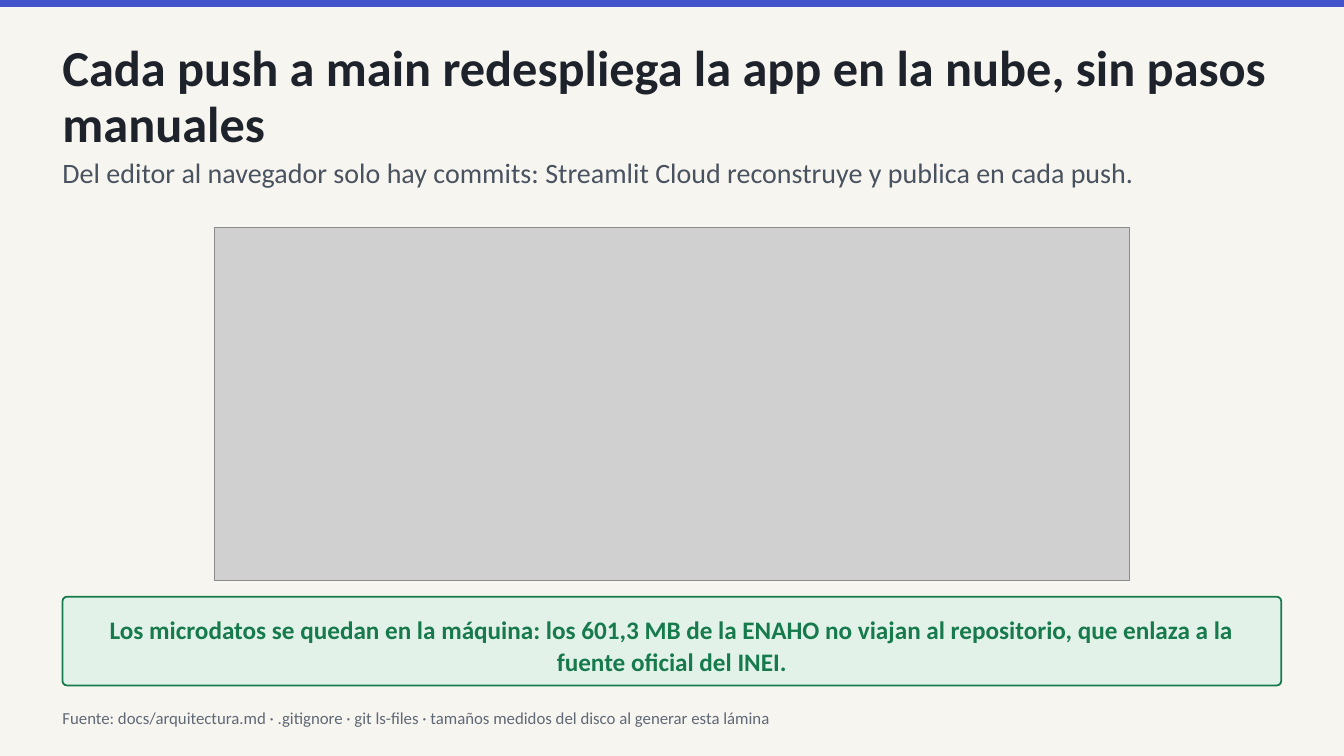
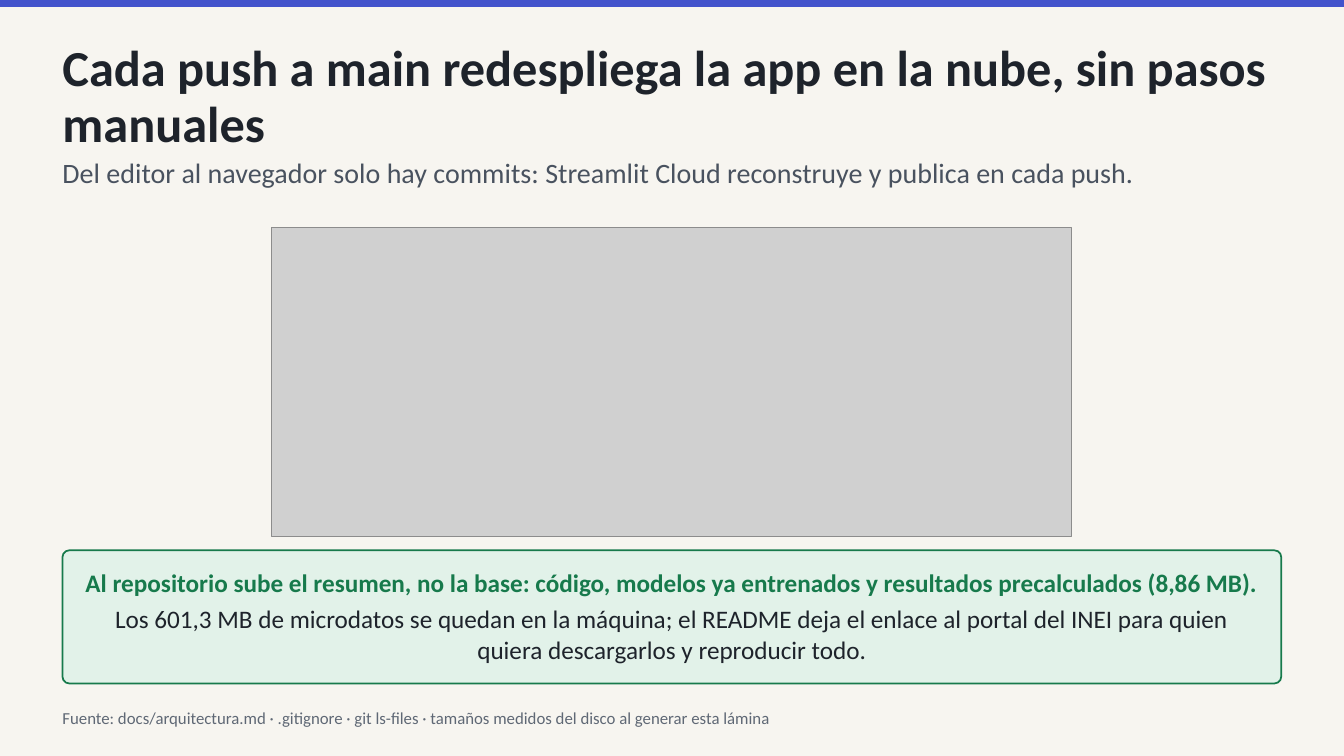
Before and after one commit to IchiSieben/enaho-ingresos-informalidad, a slide deck: slide 6 of docs/presentacion/ENAHO_exposicion_EXPO.pptx. Drawn at 1344x756 pixels with LibreOffice and Linux fonts; fonts in the diff are those of the drawing; grey boxes stand for pictures. Boxes give left, top, right and bottom in pixels: in the first picture for what was removed or moved away, otherwise in the second. Text is boxed around its words. In the diff, an @@ line names an element or a change of style, - is before the commit and + after.

```diff
--- a/docs/presentacion/ENAHO_exposicion_EXPO.pptx
+++ b/docs/presentacion/ENAHO_exposicion_EXPO.pptx
@@ picture: place and size @@
-picture at (215,228,1130,581)
+picture at (272,228,1073,536)
@@ rounded rectangle "Al repositorio sube el resumen, ...": place and size @@
-rounded rectangle "Al repositorio sube el resumen, ..." at (63,597,1281,686)
+rounded rectangle "Al repositorio sube el resumen, ..." at (63,551,1281,684)
@@ text in rounded rectangle at (85,573,1257,664): text changed; text colour #177A4C to #1E232B; bold off @@
-Los microdatos se quedan en la máquina: los 601,3 MB de la ENAHO no viajan al repositorio, que enlaza a la fuente oficial del INEI.
+Al repositorio sube el resumen, no la base: código, modelos ya entrenados y resultados precalculados (8,86 MB).
+Los 601,3 MB de microdatos se quedan en la máquina; el README deja el enlace al portal del INEI para quien quiera descargarlos y reproducir todo.
```
Also in this commit, not shown: 3 other slides changed, 1 slide added, 6 other files.
